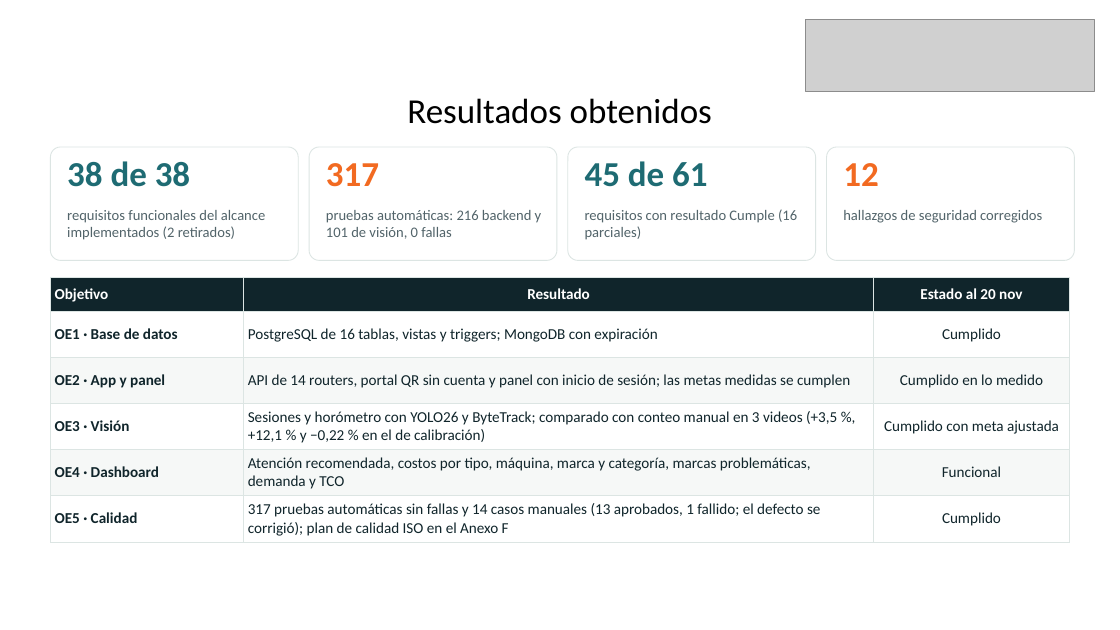
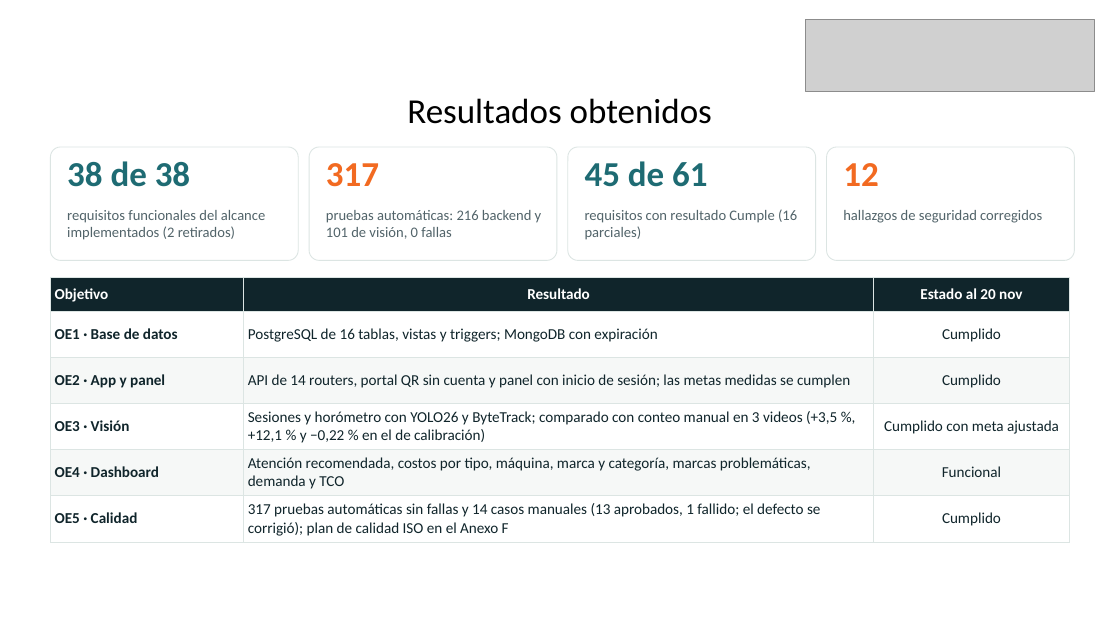
Before and after one commit to Luissalamanca23/CAPSTONE_Grupo6_PM, a slide deck: slide 12 of Fase 2/Evidencias Proyecto/documentos importantes/versiones actualizadas/GymKeep_Presentacion_Final_Duoc.pptx. Drawn at 1120x630 pixels with LibreOffice and Linux fonts; fonts in the diff are those of the drawing; grey boxes stand for pictures. Boxes give left, top, right and bottom in pixels: in the first picture for what was removed or moved away, otherwise in the second. Text is boxed around its words. In the diff, an @@ line names an element or a change of style, - is before the commit and + after.

```diff
--- a/Fase 2/Evidencias Proyecto/documentos importantes/versiones actualizadas/GymKeep_Presentacion_Final_Duoc.pptx
+++ b/Fase 2/Evidencias Proyecto/documentos importantes/versiones actualizadas/GymKeep_Presentacion_Final_Duoc.pptx
@@ table at (50,277,1070,542) @@
-row 3, column 3: Cumplido en lo medido
+row 3, column 3: Cumplido
```
Also in this commit, not shown: 5 other slides changed, 35 other files.
